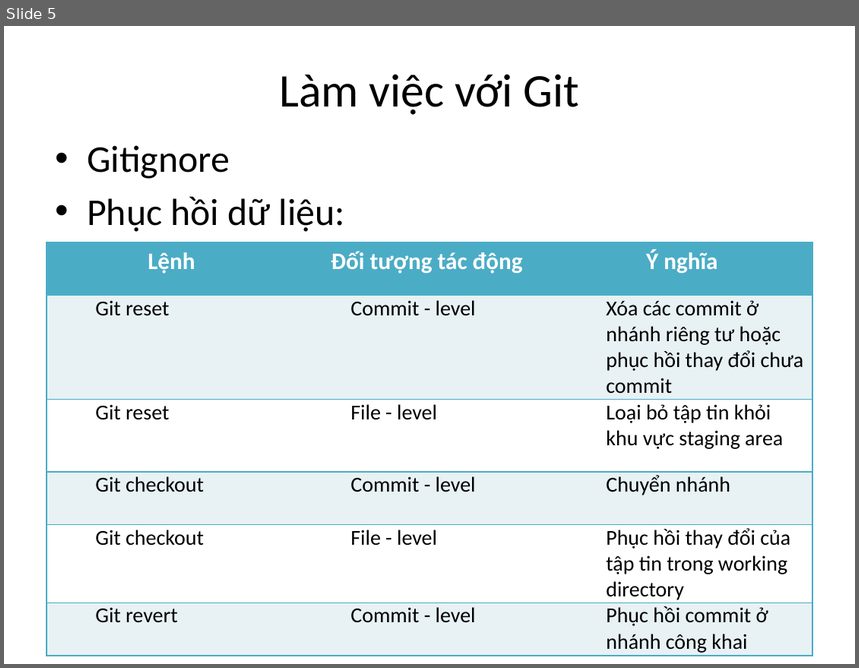
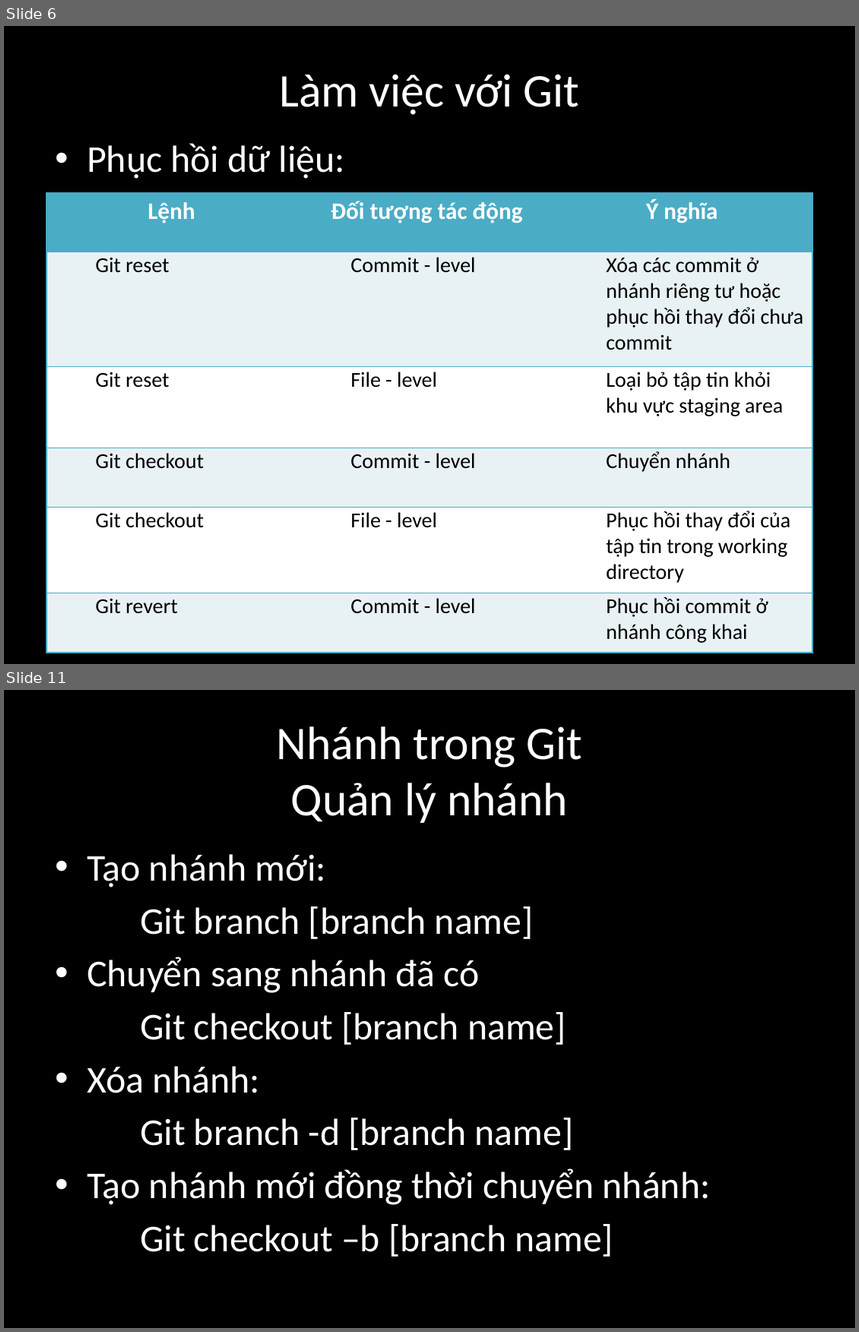
Before and after one commit to ducha228/Seminar, a slide deck: Seminar Git HaND/Seminar_Git_Slide.pptx. Shown one above the other, each under a label of ours: slide 5 before the commit, slides 6 and 11 after it; the slides between them are not shown. The pictures are 859x668 and 859x1332 pixels, drawn with LibreOffice and Linux fonts; fonts in the diff are those of the drawing. Boxes give left, top, right and bottom in pixels: in the first picture for what was removed or moved away, otherwise in the second. Text is boxed around its words. In the diff, an @@ line names an element or a change of style, - is before the commit and + after.

```diff
--- a/Seminar Git HaND/Seminar_Git_Slide.pptx
+++ b/Seminar Git HaND/Seminar_Git_Slide.pptx
@@ slide 11 added at box(4, 690, 855, 1328), background #000000 @@
@@ title added at box(277, 726, 582, 823), 39.6 pt, text #FFFFFF @@
+Nhánh trong Git
+Quản lý nhánh
@@ text added at box(87, 854, 711, 1257), 32 pt, text #FFFFFF @@
+• Tạo nhánh mới:
+Git branch [branch name]
+• Chuyển sang nhánh đã có
+Git checkout [branch name]
+• Xóa nhánh:
+Git branch -d [branch name]
+• Tạo nhánh mới đồng thời chuyển nhánh:
+Git checkout –b [branch name]
@@ what was slide 5 is now slide 6 @@
@@ slide 6 changed as well @@
@@ background #FFFFFF to #000000 @@
@@ title "Làm việc với Git" at box(279, 74, 579, 115): text colour #000000 to #FFFFFF @@
@@ text "Phục hồi dữ liệu:" at box(87, 143, 345, 179): text colour #000000 to #FFFFFF @@
@@ text at box(87, 145, 230, 179): paragraph removed @@
-• Gitignore
@@ table: place and size @@
-table at box(47, 243, 813, 656)
+table at box(47, 193, 813, 652)
```
Also in this commit, not shown: 5 other slides changed, 16 other slides added, 1 slide removed, 1 other file.
